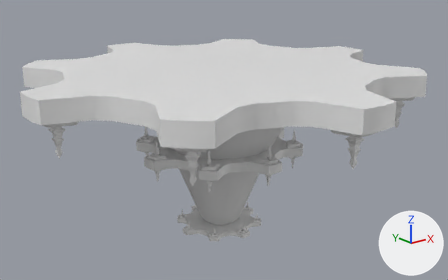
Renders of the Blender file Content/levels/assets/level1/clockTower.blend from each side of a commit.
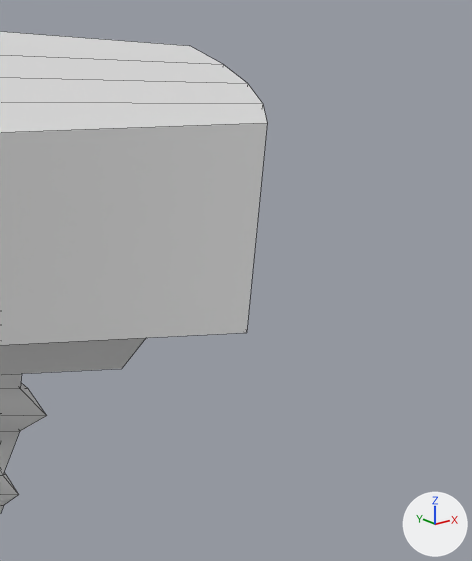
The first picture shows the older version from a camera (50 mm lens) standing at (-79.0, -100.0, 22.6) and looking at (1.2, 0.2, -17.5). The close-ups show both versions on the part from 89% to 100% of the width and 23% to 43% of the height of that picture; other places that the commit changed are outside them. The lights are fixed; the arrows at lower right show +X, +Y and +Z. The close-ups show mesh edges as thin lines.

The first close-up shows 'gear1', 'pike1'.
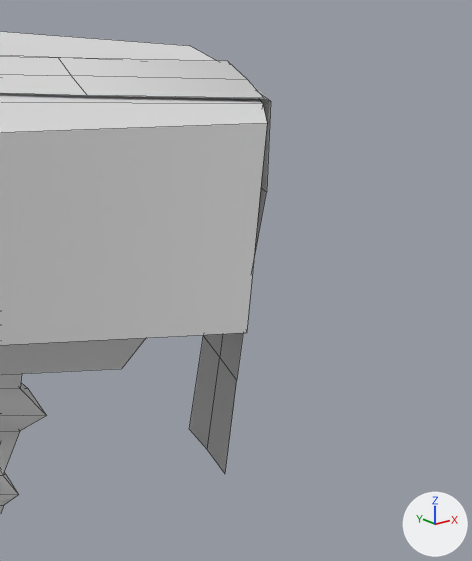
Scene script edits in JSON lines:
```json
{"op": "add", "block": "me_plane_006", "code": ["me_plane_006 = bpy.data.meshes.new('Plane.006')", "me_plane_006.from_pydata(...)  # 30 vertices, 18 faces; spans x -20.85..-13.78, y -1.01..1.02, z -3.9..0.0", "me_plane_006.polygons.foreach_set('use_smooth', [True] * 18)", "me_plane_006.materials.append(mat_pikec)  # white #e7e7e7"]}
{"op": "add", "block": "ob_carpet6", "code": ["ob_carpet6 = bpy.data.objects.new('carpet6', me_plane_006)", "ob_carpet6.location = (0.0, 0.0, -1.4)", "ob_carpet6.rotation_euler = (0.0, 0.0, -3.927)  # degrees (0, 0, -225)", "ob_carpet6.scale = (1.99, 1.99, 1.99)"]}
```

Pixel boxes (x1, y1, x2, y2) of what changed, in the close-ups (472 x 561 px):
```json
{"object": "carpet6", "change": "added", "after": [0, 57, 271, 473]}
```
